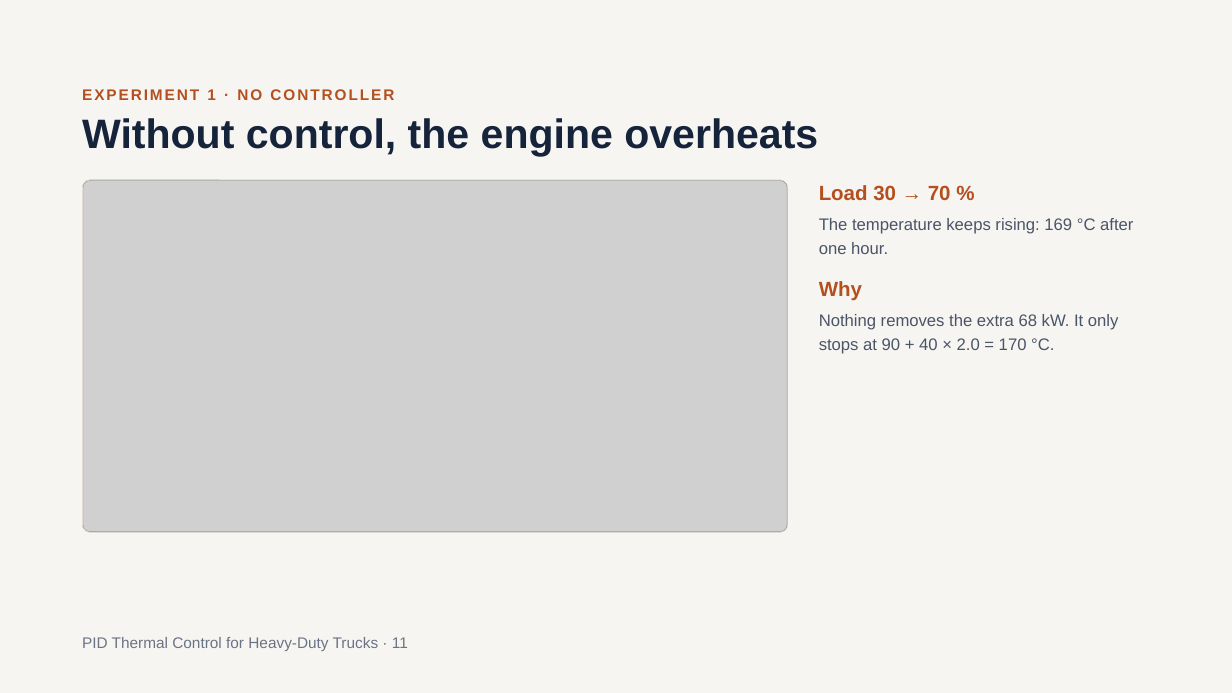
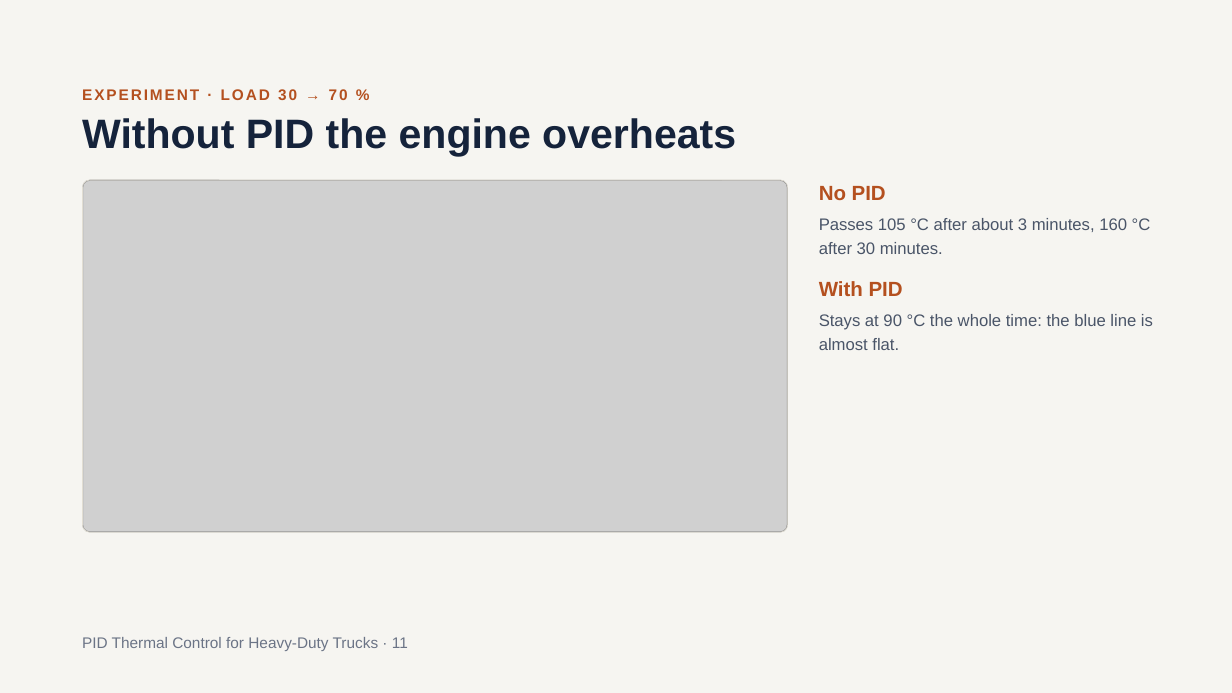
Before and after one commit to SushanthBibi/PID-Cooling-matlab, a slide deck: slide 11 of PID_Thermal_Control_for_Heavy-Duty_Trucks_v2.pptx. Drawn at 1232x693 pixels with LibreOffice and Linux fonts; fonts in the diff are those of the drawing; grey boxes stand for pictures. Boxes give left, top, right and bottom in pixels: in the first picture for what was removed or moved away, otherwise in the second. Text is boxed around its words. In the diff, an @@ line names an element or a change of style, - is before the commit and + after.

```diff
--- a/PID_Thermal_Control_for_Heavy-Duty_Trucks_v2.pptx
+++ b/PID_Thermal_Control_for_Heavy-Duty_Trucks_v2.pptx
@@ text at (82, 89, 348, 100): text changed @@
-EXPERIMENT 1 · NO CONTROLLER
+EXPERIMENT · LOAD 30 → 70 %
@@ title at (82, 118, 736, 156): text changed @@
-Without control, the engine overheats
+Without PID the engine overheats
@@ text at (819, 186, 886, 200): text changed @@
-Load 30 → 70 %
+No PID
@@ text at (819, 218, 1151, 254): text changed @@
-The temperature keeps rising: 169 °C after one hour.
+Passes 105 °C after about 3 minutes, 160 °C after 30 minutes.
@@ text at (819, 281, 903, 296): text changed @@
-Why
+With PID
@@ text at (819, 314, 1153, 350): text changed @@
-Nothing removes the extra 68 kW. It only stops at 90 + 40 × 2.0 = 170 °C.
+Stays at 90 °C the whole time: the blue line is almost flat.
```
Also in this commit, not shown: 1 other slide changed.
